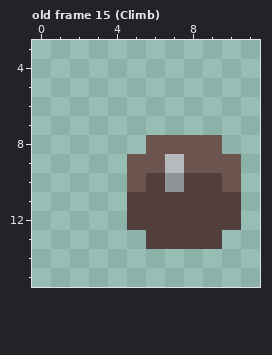
Edited in one commit: pixel-art file (PixelEngine/res/sprites/items/backpack.aseprite). Above is the file before it was changed.
16x16 pixels, 19 frames. Shown: old frame 15 (Climb): x 0..11, y 3..15. The commit also changed other frames, which this record leaves out.
After:
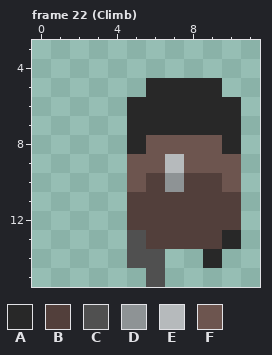
Palette (. is transparent): A #282828  B #523f3b  C #505050  D #8e9395  E #b6babc  F #6d554f
A new or re-ordered frame is compared with the old frame closest to it.
The edit:
frames 19 -> 26
layer "Layer 1" now shown
Changed rows in their new state; - is an unchanged pixel.
Frame 22 (Climb) is new; against old frame 15 (Climb), layer "Layer 1":
first column x 5:
 5 -AAAA-
 6 AAAAAA
 7 AAAAAA
 8 A----A
first column x 5:
13 C----A
14 CC--A-
15 -C----
Pixel boxes of the changes (left, top, right, bottom) in both pictures:
added: (127, 78, 241, 154)
added: (127, 230, 241, 287)
